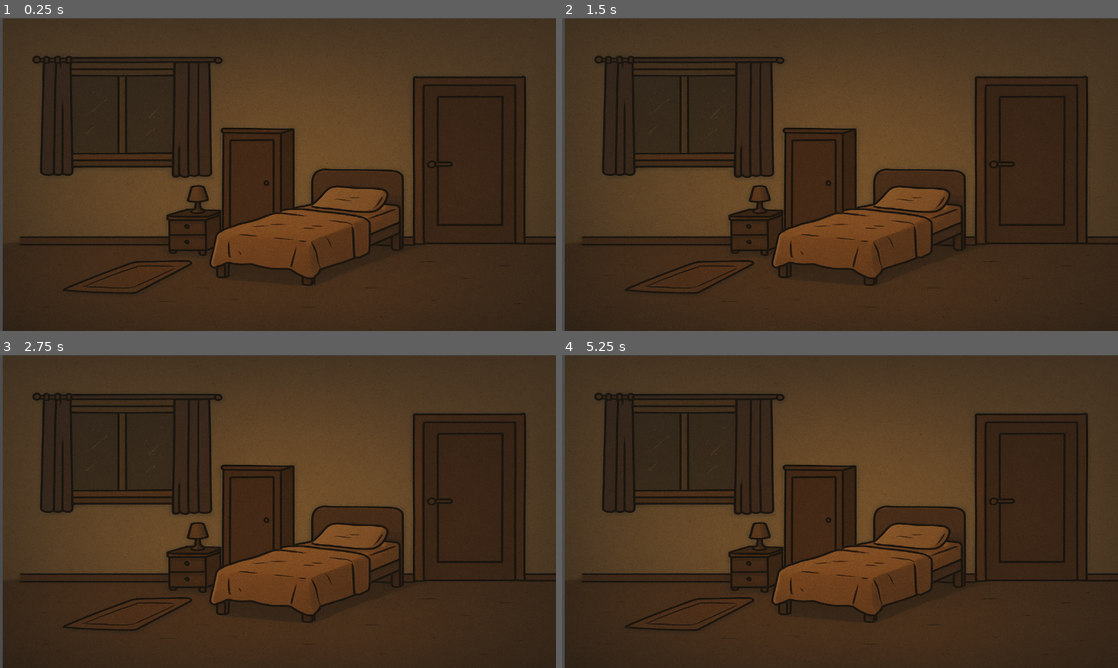
Above: before the commit, frames 1-4 (two rows, left to right).
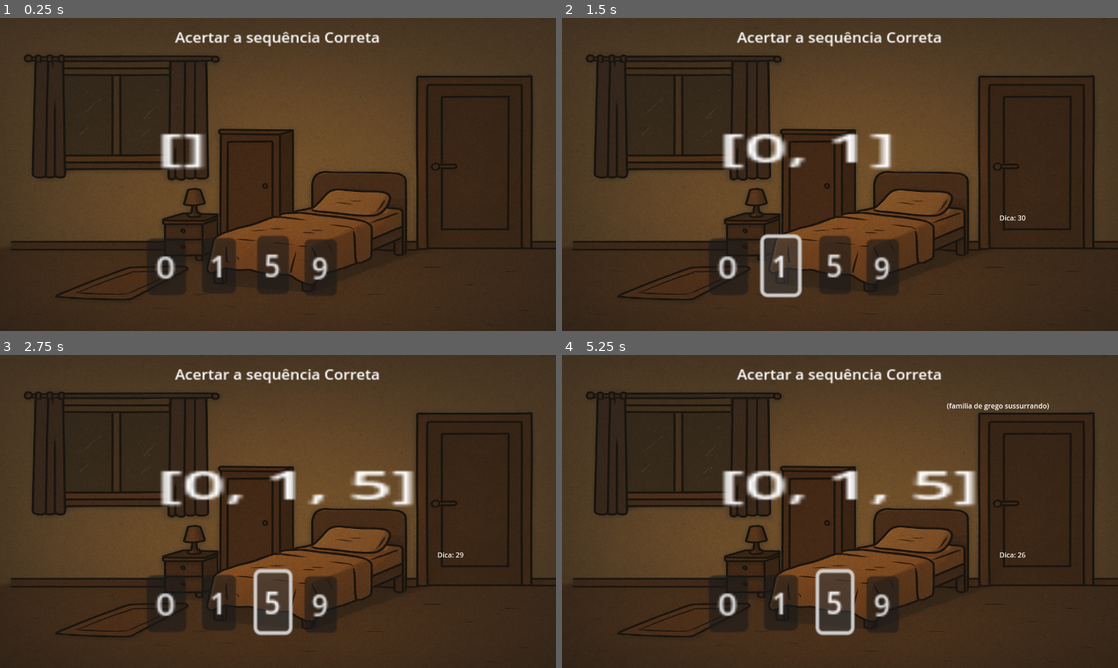
Above: after the commit, the same moments.

Repository: LuisChavesBueno/mertamorfose
Game: Godot game, scene res://desafios/des1/ds1tscn.tscn
Same seed, same stepped clock (60 frames per second), same inputs: the game is played once before the commit and once after it. Before the commit the project starts from res://jogo/node_2d.tscn.
Inputs (mouse positions are in pixels of both pictures, inside the frame that each line leads up to):
- Up to frame 1 (0.25 s): no input
- Up to frame 2 (1.5 s): click (728, 265) at 0.5 s, where only the run after the commit has a clickable "0"; click (778, 265) at 1.25 s, where only the run after the commit has a clickable "1"
- Up to frame 3 (2.75 s): click (272, 602) at 2 s, where only the run after the commit has a clickable "5"
- Up to frame 4 (5.25 s): click (884, 605) at 2.75 s, where only the run after the commit has a clickable "9"; click (728, 602) at 3.5 s, where only the run after the commit has a clickable "0"; click (778, 602) at 4.25 s, where only the run after the commit has a clickable "1"; click (834, 602) at 5 s, where only the run after the commit has a clickable "5"

The runs differ from the first frame. In frame 1, 16% of the frame differs, in the area x 0-100%, y 0-100%; in frame 2, 17%; in frame 3, 17%; in frame 4, 18%.

Commit message:
carregar

Diff:
--- a/project.godot
+++ b/project.godot
@@ -11,7 +11,7 @@
 [application]
 
 config/name="Mertamorfose"
-run/main_scene="uid://bvw3v1db2gppi"
+run/main_scene="uid://bg25s3bg6ohqs"
 config/features=PackedStringArray("4.5", "Mobile")
 config/icon="res://icon.svg"
 
